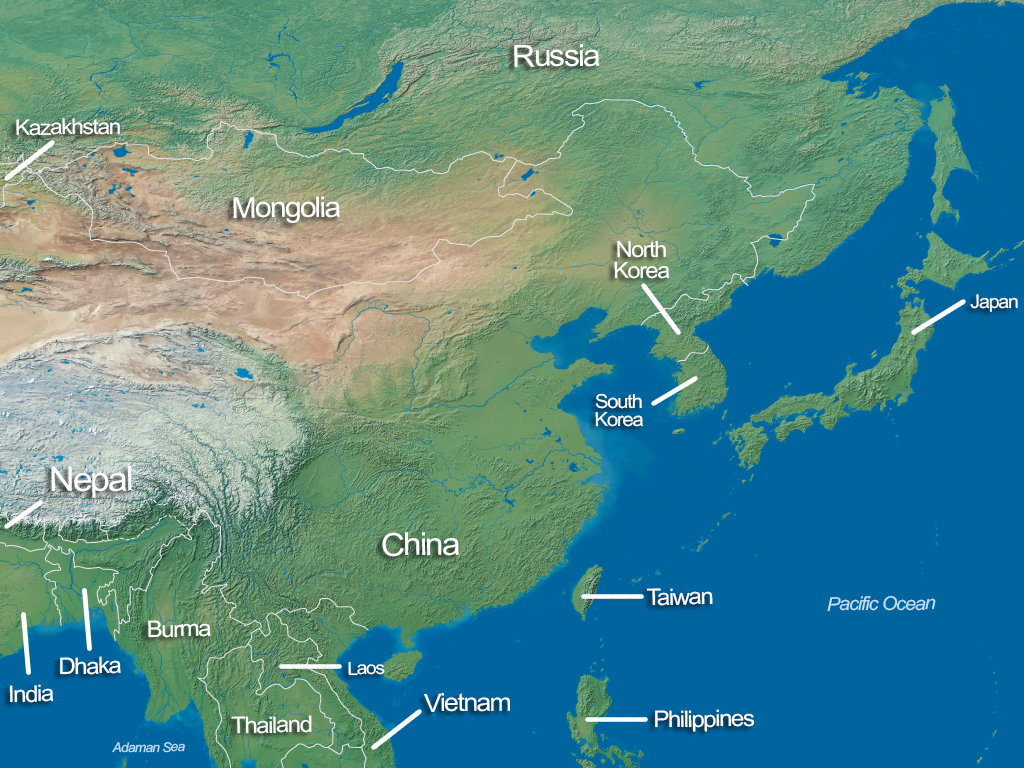
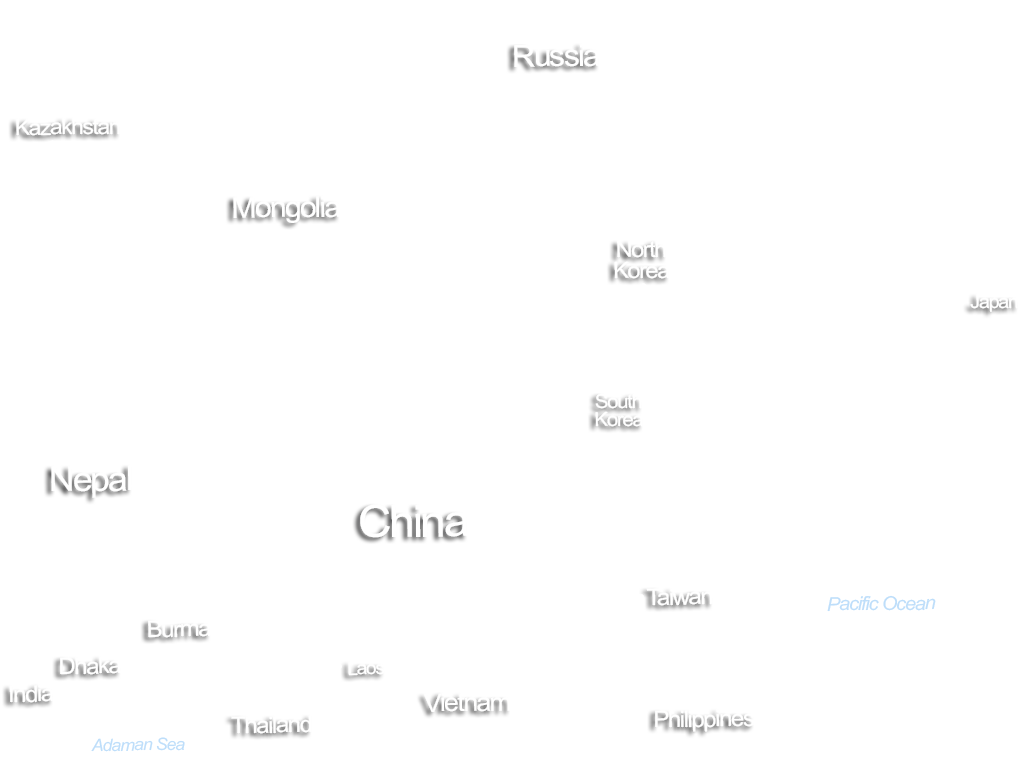
Revision of a layered 1024 × 768 image; what changed, layer by layer:
painted on "Adaman Sea" over [91, 737, 185, 753]
painted on "China" over [360, 504, 468, 557]
hid "east-asia_lines" over [0, 99, 816, 768]
hid "Background" over [0, 0, 1024, 768]
